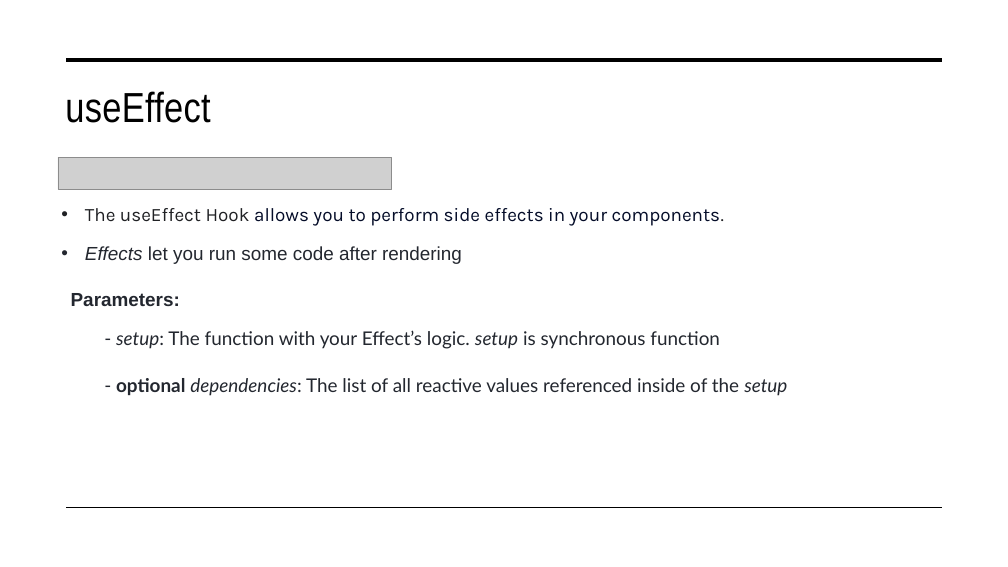
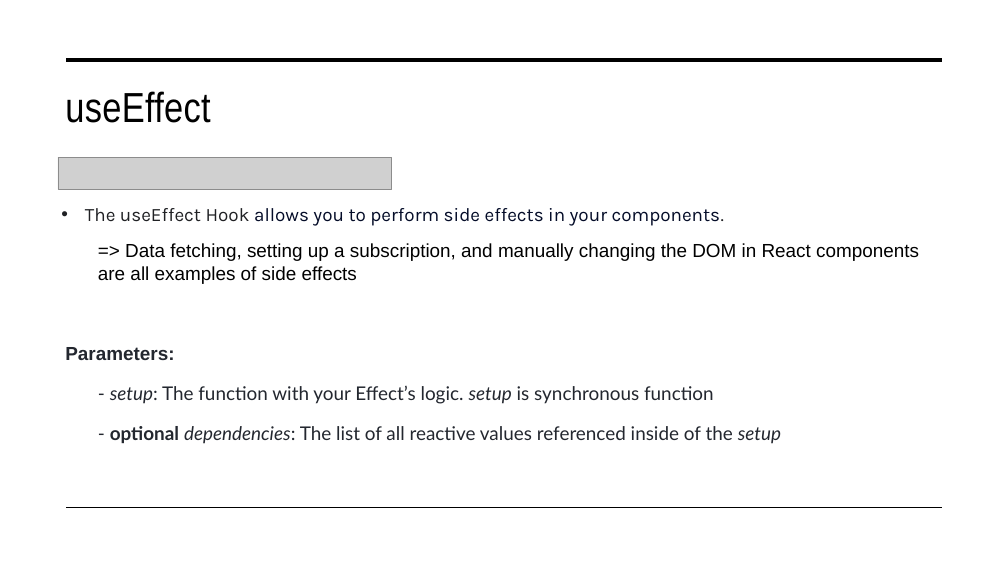
Before and after one commit to tungle251/demo-app, a slide deck: slide 18 of Presentation.pptx. Drawn at 1008x567 pixels with LibreOffice and Linux fonts; fonts in the diff are those of the drawing; grey boxes stand for pictures. Boxes give left, top, right and bottom in pixels: in the first picture for what was removed or moved away, otherwise in the second. Text is boxed around its words. In the diff, an @@ line names an element or a change of style, - is before the commit and + after.

```diff
--- a/Presentation.pptx
+++ b/Presentation.pptx
@@ text removed at [85, 246, 462, 264] @@
-• Effects let you run some code after rendering
@@ text added at [98, 243, 919, 284], 18 pt, text #000000 @@
+=> Data fetching, setting up a subscription, and manually changing the DOM in React components are all examples of side effects
@@ text "Parameters:": place and size @@
-text "Parameters:" at [71, 293, 180, 306]
+text "Parameters:" at [65, 347, 174, 360]
@@ text "- setup: The function with ...": place and size @@
-text "- setup: The function with ..." at [116, 330, 720, 349]
+text "- setup: The function with ..." at [110, 386, 714, 404]
@@ text "- optional dependencies: The list ...": place and size @@
-text "- optional dependencies: The list ..." at [116, 378, 787, 396]
+text "- optional dependencies: The list ..." at [110, 426, 781, 444]
```
Also in this commit, not shown: 5 other slides changed, 4 slides added.
